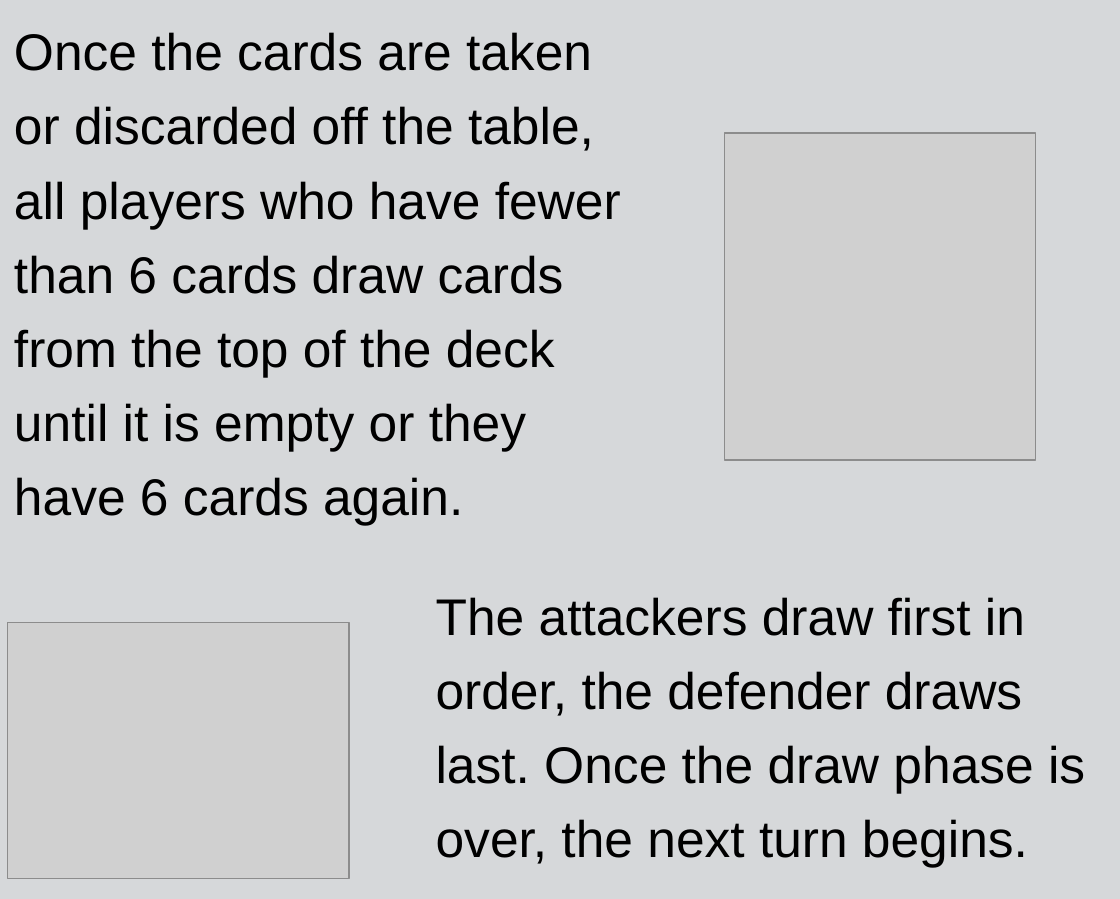
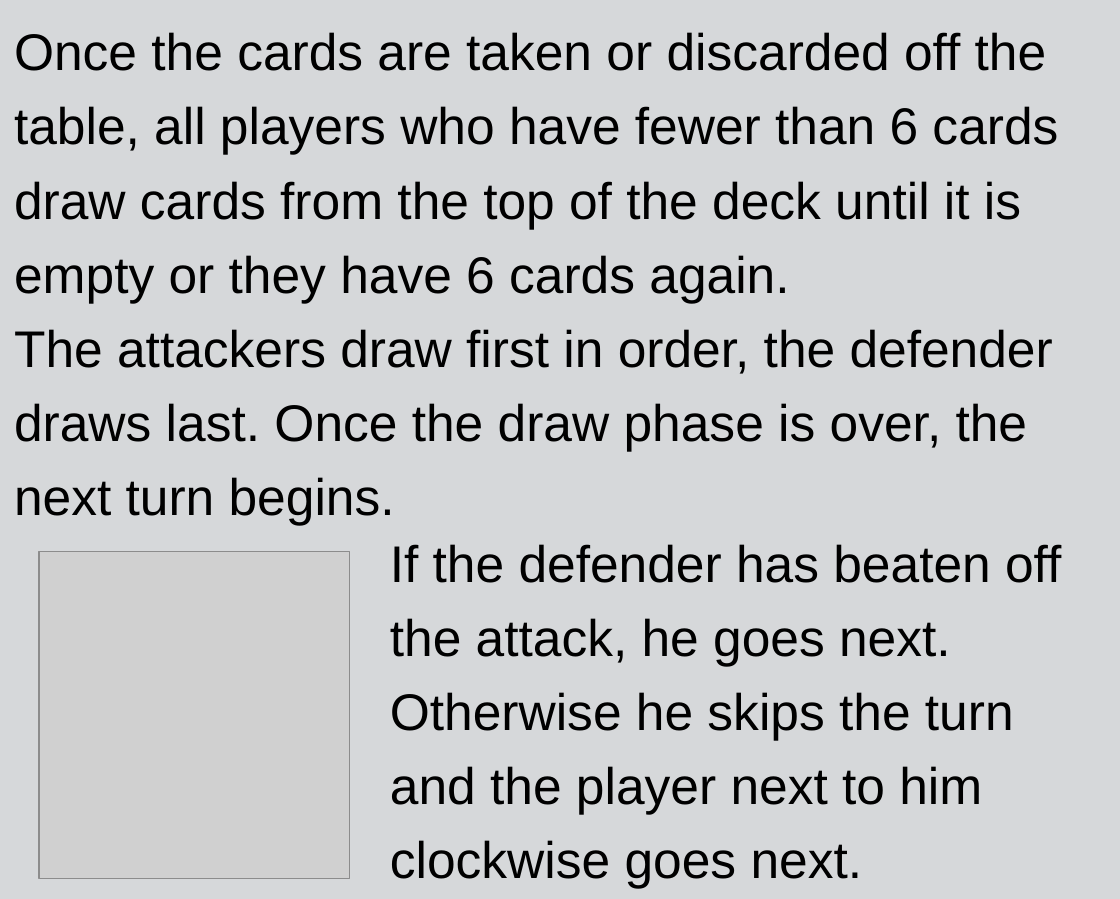
Before and after one commit to carloswalterbr/Cardgame2017, a slide deck: slide 6 of devassets/rules.pptx. Drawn at 1120x899 pixels with LibreOffice and Linux fonts; fonts in the diff are those of the drawing; grey boxes stand for pictures. Boxes give left, top, right and bottom in pixels: in the first picture for what was removed or moved away, otherwise in the second. Text is boxed around its words. In the diff, an @@ line names an element or a change of style, - is before the commit and + after.

```diff
--- a/devassets/rules.pptx
+++ b/devassets/rules.pptx
@@ text at bbox=[14, 32, 1058, 525]: text changed @@
-Once the cards are taken or discarded off the table, all players who have fewer than 6 cards draw cards from the top of the deck until it is empty or they have 6 cards again.
+Once the cards are taken or discarded off the table, all players who have fewer than 6 cards draw cards from the top of the deck until it is empty or they have 6 cards again.
+The attackers draw first in order, the defender draws last. Once the draw phase is over, the next turn begins.
@@ picture: place and size @@
-picture at bbox=[725, 133, 1036, 459]
+picture at bbox=[39, 551, 350, 877]
@@ text at bbox=[390, 544, 1061, 888]: text changed @@
-The attackers draw first in order, the defender draws last. Once the draw phase is over, the next turn begins.
+If the defender has beaten off the attack, he goes next.
+Otherwise he skips the turn and the player next to him clockwise goes next.
@@ picture removed at bbox=[7, 622, 350, 877] @@
```
Also in this commit, not shown: 4 other files.
